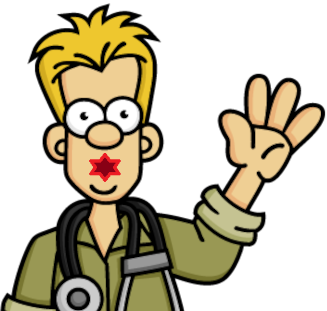
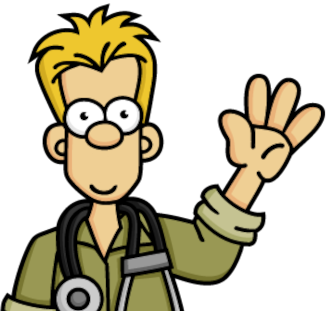
The second 327x311 image is a revision of the first. Changes to its layers:
hid "w" over box(89, 153, 121, 182)
